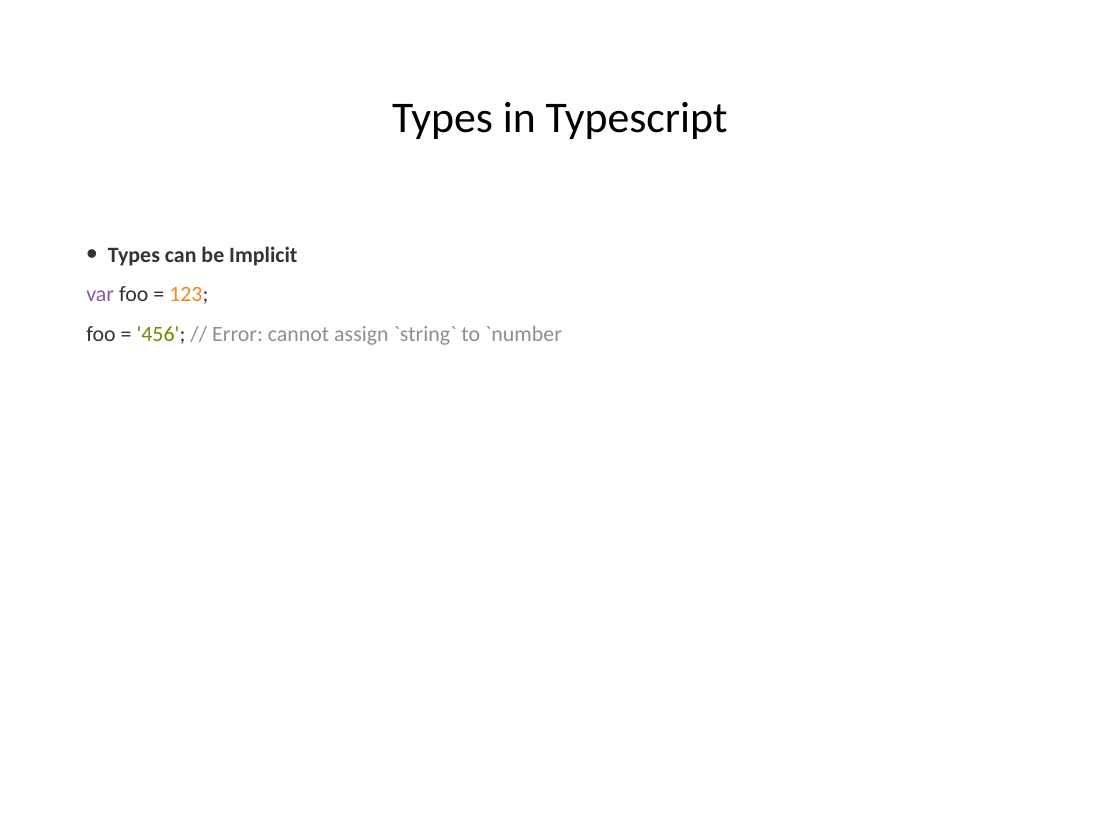
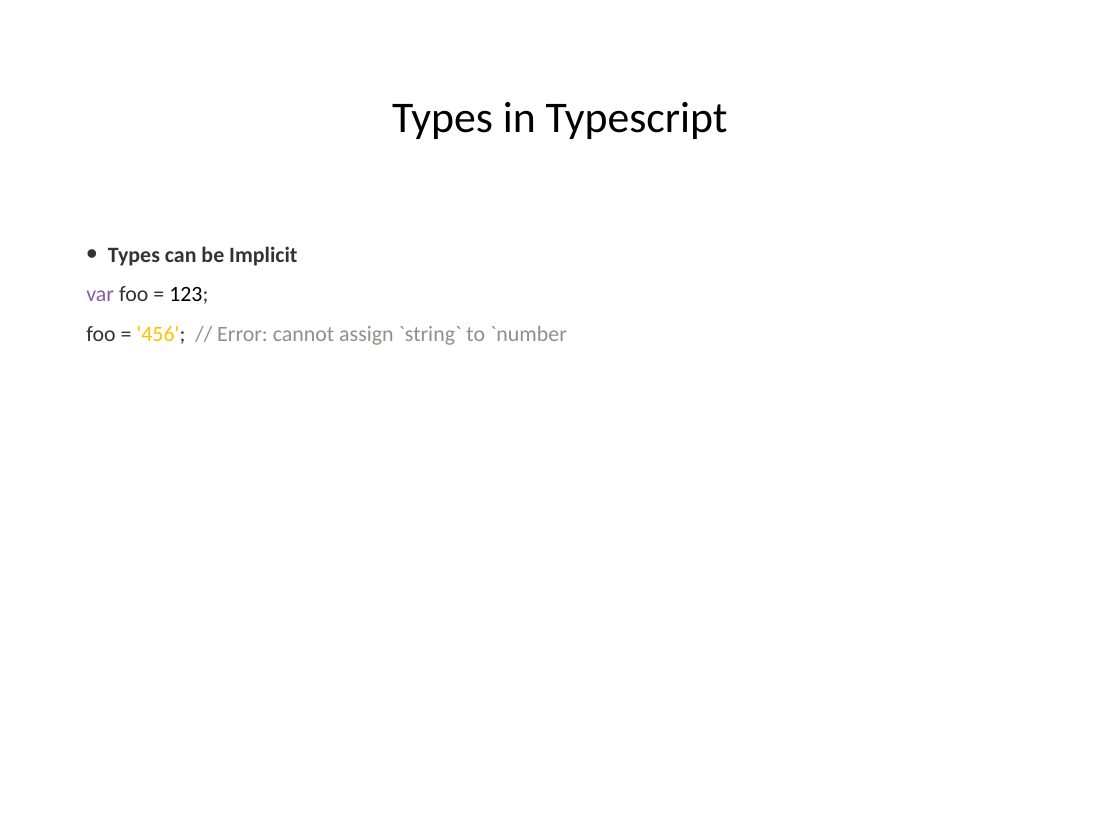
Before and after one commit to hogeschool/Development-5, a slide deck: slide 20 of Lectures/Lecture5/lesson5.pptx (slide 17 before the commit). Drawn at 1120x840 pixels with LibreOffice and Linux fonts; fonts in the diff are those of the drawing. Boxes give left, top, right and bottom in pixels: in the first picture for what was removed or moved away, otherwise in the second. Text is boxed around its words. In the diff, an @@ line names an element or a change of style, - is before the commit and + after.

```diff
--- a/Lectures/Lecture5/lesson5.pptx
+++ b/Lectures/Lecture5/lesson5.pptx
@@ text at bbox=[86, 286, 567, 345]: text colour #F5871F to #000000 in "123;"; text colour #718C00 to #FFC000 in "'456';" @@
```
Also in this commit, not shown: 8 other slides changed, 13 slides added.
